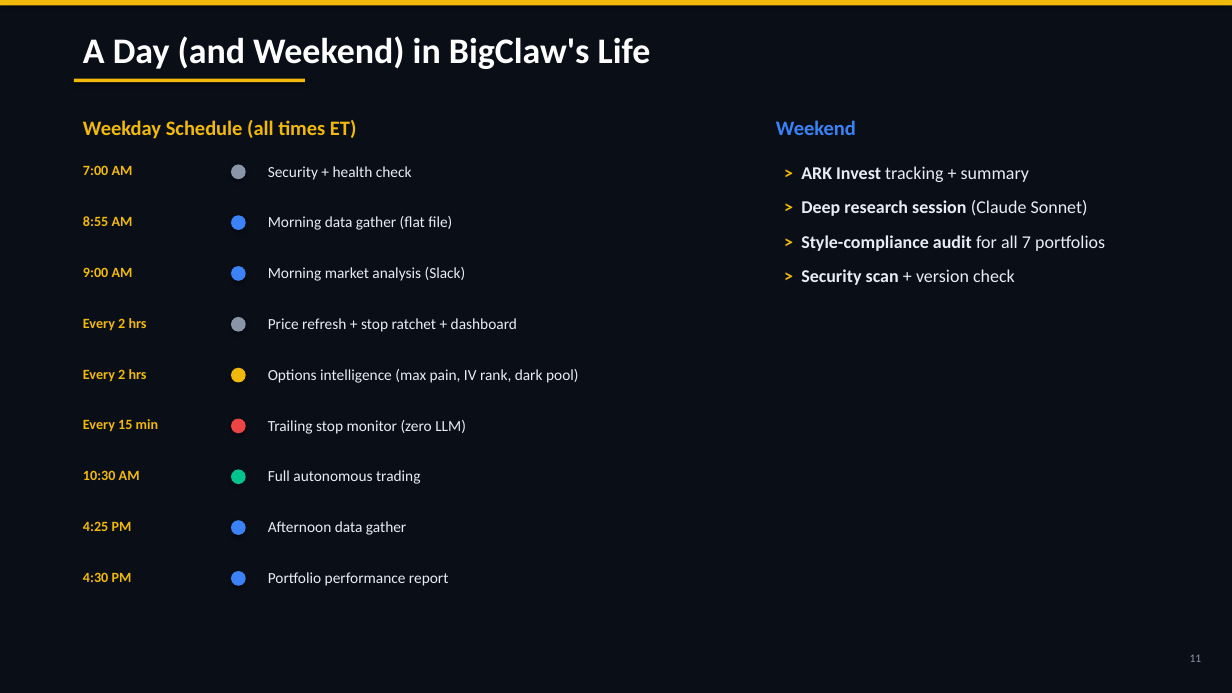
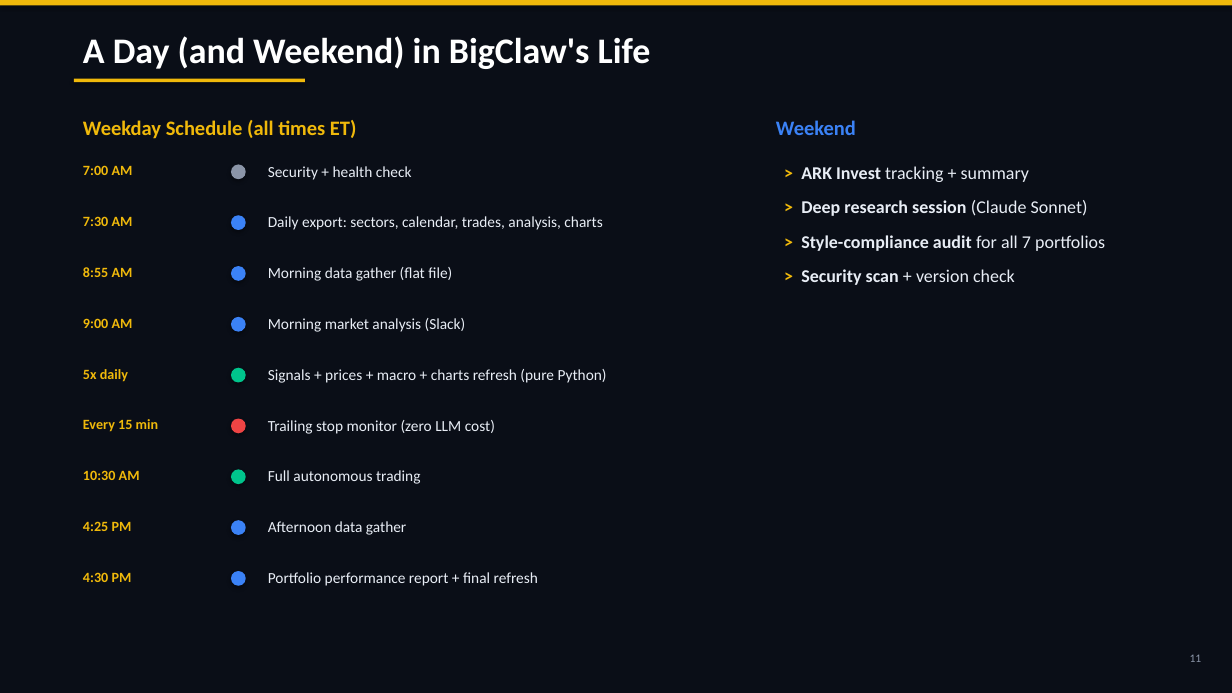
Before and after one commit to cbiggs1-tech/bigclaw-codebase, a slide deck: slide 12 of BigClaw_ShowAndTell.pptx. Drawn at 1232x693 pixels with LibreOffice and Linux fonts; fonts in the diff are those of the drawing. Boxes give left, top, right and bottom in pixels: in the first picture for what was removed or moved away, otherwise in the second. Text is boxed around its words. In the diff, an @@ line names an element or a change of style, - is before the commit and + after.

```diff
--- a/BigClaw_ShowAndTell.pptx
+++ b/BigClaw_ShowAndTell.pptx
@@ text added at [83, 216, 133, 226], 11 pt, text #F0B90B, bold @@
+7:30 AM
@@ text added at [268, 216, 602, 230], 12 pt, text #E8EDF5 @@
+Daily export: sectors, calendar, trades, analysis, charts
@@ text removed at [83, 318, 147, 331] @@
-Every 2 hrs
@@ ellipse at [231, 317, 246, 332]: fill #8B95A8 to #3B82F6 @@
@@ 4 texts: place and size @@
-4 texts at [83, 216, 466, 281]
+4 texts at [83, 267, 466, 332]
@@ text removed at [268, 318, 517, 332] @@
-Price refresh + stop ratchet + dashboard
@@ text at [83, 369, 128, 382]: text changed @@
-Every 2 hrs
+5x daily
@@ ellipse at [231, 368, 246, 383]: fill #F0B90B to #00C48C @@
@@ text at [268, 369, 607, 383]: text changed @@
-Options intelligence (max pain, IV rank, dark pool)
+Signals + prices + macro + charts refresh (pure Python)
@@ text at [268, 420, 495, 434]: text changed @@
-Trailing stop monitor (zero LLM)
+Trailing stop monitor (zero LLM cost)
@@ text at [268, 572, 538, 586]: text changed @@
-Portfolio performance report
+Portfolio performance report + final refresh
```
Also in this commit, not shown: 2 other slides changed, 2 other files.
